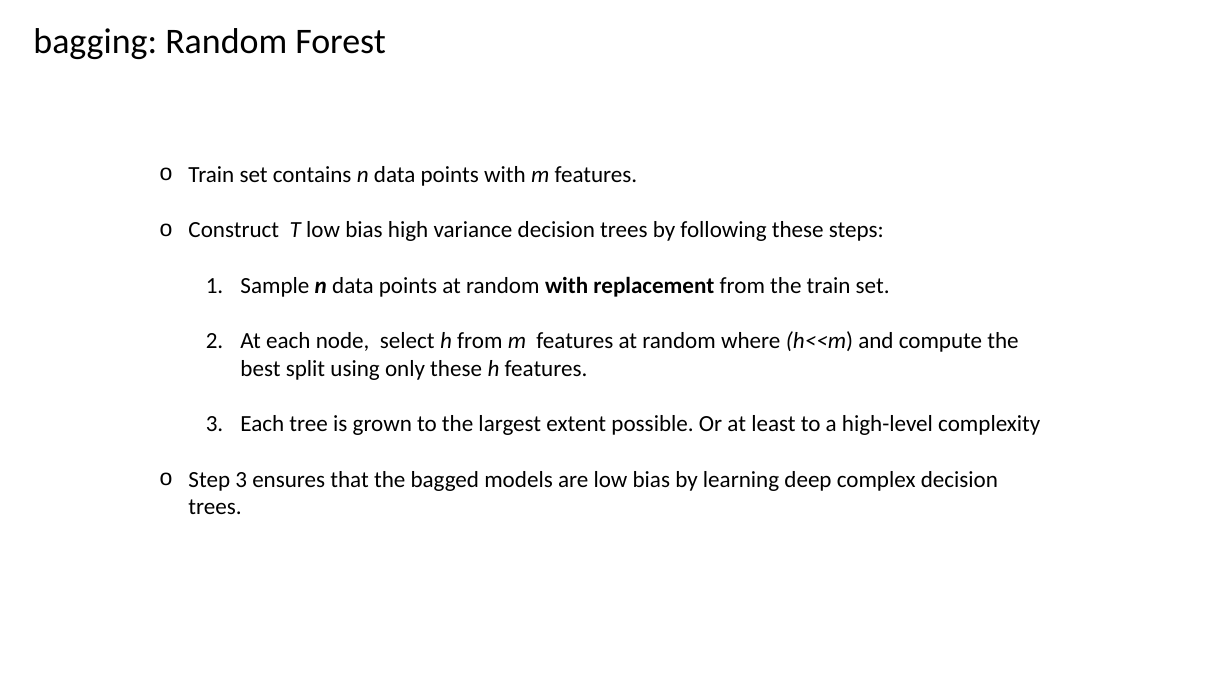
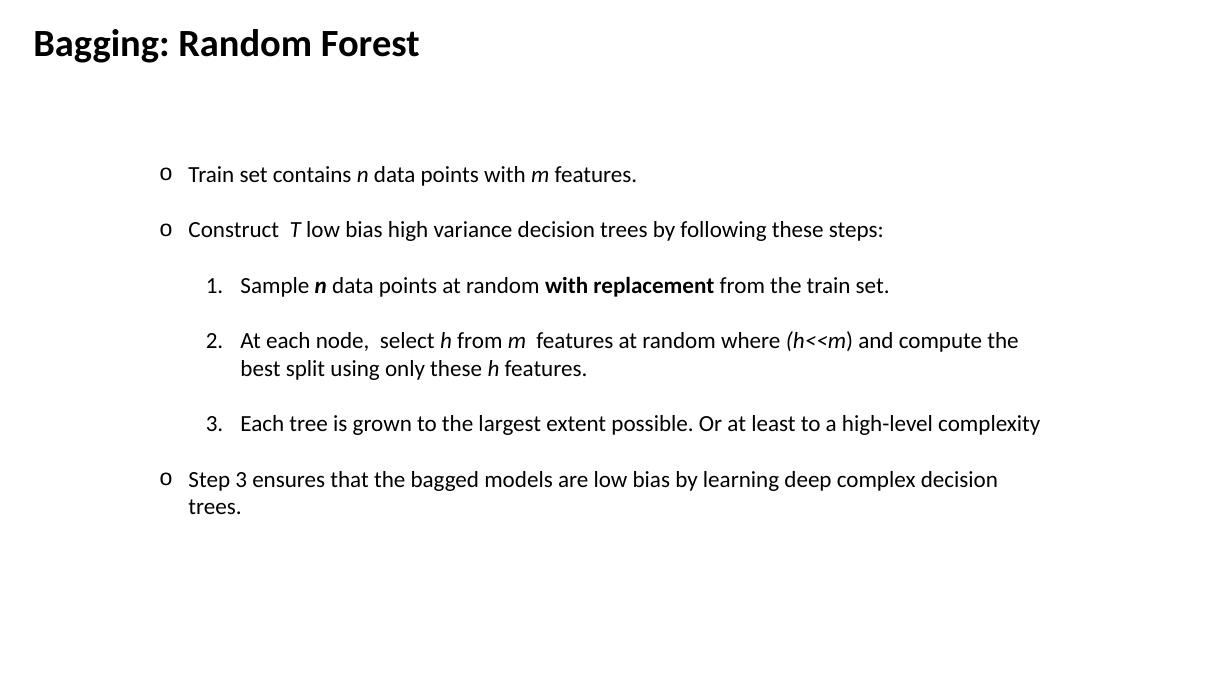
Before and after one commit to CompOmics/ML_AI_Analytical_Chemistry_Course, a slide deck: slide 13 of 03_Evaluation/slides/3_3_ensemble_learning.pptx. Drawn at 1232x693 pixels with LibreOffice and Linux fonts; fonts in the diff are those of the drawing. Boxes give left, top, right and bottom in pixels: in the first picture for what was removed or moved away, otherwise in the second. Text is boxed around its words. In the diff, an @@ line names an element or a change of style, - is before the commit and + after.

```diff
--- a/03_Evaluation/slides/3_3_ensemble_learning.pptx
+++ b/03_Evaluation/slides/3_3_ensemble_learning.pptx
@@ text at (x1=33, y1=29, x2=420, y2=63): text changed; size 28 to 30 pt; bold on @@
-bagging: Random Forest
+Bagging: Random Forest
```
Also in this commit, not shown: 16 other slides changed, 8 other files.
